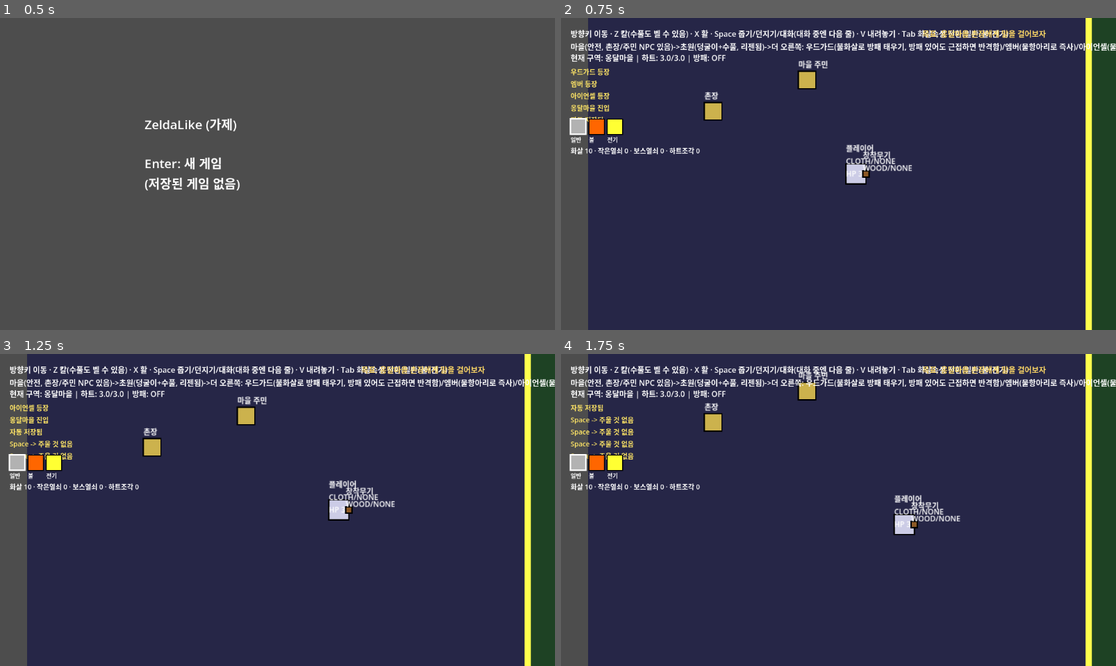
Above: before the commit, frames 1-4 (two rows, left to right).
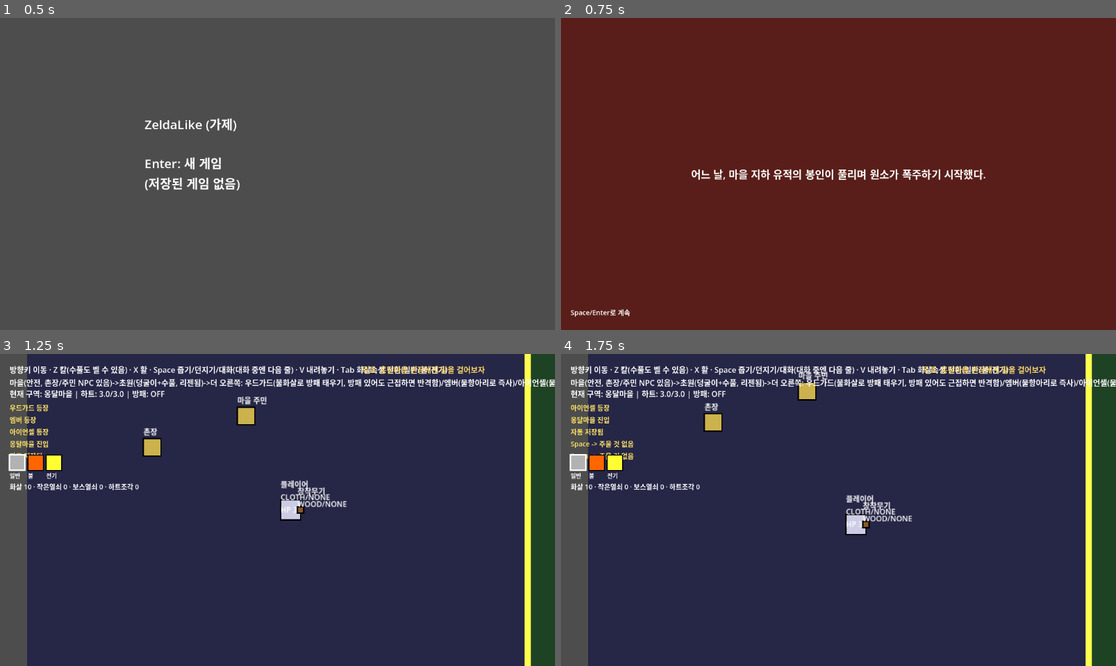
Above: after the commit, the same moments.

Repository: 50seok/ZeldaLike
Game: Godot game, scene res://scenes/title/title.tscn
Two runs of this game, one before a commit and one after it. Both use one fixed random seed, a clock stepped at 60 frames per second and the inputs below. This scene is started directly instead of the project's main scene.
Inputs:
- Up to frame 1 (0.5 s): no input
- Up to frame 2 (0.75 s): tap Enter at 0.5, 0.6 s; hold Right (ui_right) from 0.53 s (still down)
- Up to frame 3 (1.25 s): keep holding Right (ui_right); tap Space at 0.77, 1.07 s; tap Keypad Enter at 0.8 s
- Up to frame 4 (1.75 s): release Right (ui_right) at 1.28 s; hold Down (ui_down) from 1.28 s (still down); tap Keypad Enter at 1.35 s; tap Space at 1.52, 1.55 s

Frame 1 is identical in both runs. In frame 2, 100% of the frame differs, in the area x 0-100%, y 0-100%; in frame 3, 1.8%; in frame 4, 1.7%.

Commit message:
feat: M4 우선순위3 - 오프닝/엔딩 일러스트+텍스트 추가
§3.4/§3.5대로 구현. 그래픽 에셋이 아직 없어(폴리시 단계) 배경색+텍스트
슬라이드로 대신하는 StoryScreen(재사용 가능한 슬라이드 진행 컴포넌트) 위에
opening.gd/ending.gd가 각자 slides+next_scene_path만 채워 넣는 구조.

- 오프닝: 원소 폭주 배경 설명(1막) -> world_test.tscn(메인 게임)
- 엔딩: 원소 균형 회복(3막) -> title.tscn

흐름 연결: 타이틀 "새 게임" -> 오프닝(이어하기는 건너뜀) / 보스
ChaosCore.defeated -> 엔딩.

검증: m4_story_test 9/9 신규(슬라이드 진행+종료 신호, 오프닝/엔딩 설정값),
기존 12개 스위트 114/114 회귀 유지.

Diff:
--- a/project/scenes/boss_test/boss_test.gd
+++ b/project/scenes/boss_test/boss_test.gd
@@ -84,6 +84,7 @@
 	)
 	_boss.defeated.connect(func():
 		_log("혼돈의 코어 격파! 승리!")
+		get_tree().change_scene_to_file("res://scenes/ending/ending.tscn")
 	)
 
 	# §4.1 "물 웅덩이 2곳(항아리 리필)" - 콤보 자원이 고갈돼 막히지 않게.
--- /dev/null
+++ b/project/scenes/ending/ending.gd
@@ -0,0 +1,14 @@
+extends StoryScreen
+
+## §3.5 3막 엔딩(원소 균형 회복). 보스 "혼돈의 코어" 격파(ChaosCore.defeated) 시
+## 재생 - 끝나면 타이틀로 되돌아간다.
+
+func _ready() -> void:
+	slides = [
+		{"bg": Color(0.3, 0.25, 0.1), "text": "혼돈의 코어가 무너지며, 폭주하던 원소가 천천히 잦아들었다."},
+		{"bg": Color(0.15, 0.25, 0.15), "text": "얼어붙었던 우물이 녹고, 불탔던 밭엔 새싹이 돋았다. 옹달마을에 평화가 돌아왔다."},
+		{"bg": Color(0.2, 0.2, 0.3), "text": "촌장은 당신에게 정식 연금술사의 증표를 건넨다."},
+		{"bg": Color(0.1, 0.1, 0.15), "text": "- 끝 -"},
+	]
+	next_scene_path = "res://scenes/title/title.tscn"
+	super._ready()
--- /dev/null
+++ b/project/scenes/ending/ending.tscn
@@ -0,0 +1,6 @@
+[gd_scene load_steps=2 format=3]
+
+[ext_resource type="Script" path="res://scenes/ending/ending.gd" id="1"]
+
+[node name="Ending" type="Node2D"]
+script = ExtResource("1")
--- /dev/null
+++ b/project/scenes/m4_story_test/m4_story_test.gd
@@ -0,0 +1,101 @@
+extends Node2D
+
+## M4 우선순위3 검증: 오프닝/엔딩 일러스트+텍스트(§3.4/§3.5). StoryScreen의
+## 슬라이드 진행/종료 로직과, opening.gd/ending.gd가 올바른 슬라이드+다음 씬
+## 경로로 설정돼 있는지 확인한다. 실제 씬 전환은 테스트 자신의 트리를
+## 갈아치우므로 끝까지 advance()하지 않고 next_scene_path 값만 확인한다.
+
+@onready var _label: Label = $DebugLabel
+
+var _log: Array[String] = []
+var _pass_count := 0
+var _fail_count := 0
+
+
+func _ready() -> void:
+	await get_tree().process_frame
+	await _run_all_tests()
+	_print_summary()
+
+
+func _check(label: String, condition: bool) -> void:
+	if condition:
+		_pass_count += 1
+		_log.append("[PASS] %s" % label)
+	else:
+		_fail_count += 1
+		_log.append("[FAIL] %s" % label)
+	_refresh_label()
+
+
+func _refresh_label() -> void:
+	_label.text = "\n".join(_log)
+
+
+func _run_all_tests() -> void:
+	await _test_story_screen_progression()
+	await _test_opening_config()
+	await _test_ending_config()
+
+
+func _test_story_screen_progression() -> void:
+	var screen := StoryScreen.new()
+	screen.slides = [
+		{"bg": Color.RED, "text": "첫 슬라이드"},
+		{"bg": Color.BLUE, "text": "둘째 슬라이드"},
+	]
+	# next_scene_path는 비워둔다 - 실제 전환 없이 finished 신호만 확인하려고.
+	add_child(screen)
+	await get_tree().process_frame
+
+	_check("A 시작 -> 첫 슬라이드 표시", screen._label.text == "첫 슬라이드")
+
+	screen.advance()
+	_check("A 1번째 advance -> 둘째 슬라이드로", screen._label.text == "둘째 슬라이드")
+
+	var finished_flag := {"v": false}
+	screen.finished.connect(func(): finished_flag.v = true)
+	screen.advance()
+	_check("A 마지막 슬라이드 이후 advance -> finished 신호", finished_flag.v)
+
+	screen.queue_free()
+	await get_tree().create_timer(0.1).timeout
+
+
+func _test_opening_config() -> void:
+	var opening := Node2D.new()
+	opening.set_script(load("res://scenes/opening/opening.gd"))
+	add_child(opening)
+	await get_tree().process_frame
+
+	_check("B 오프닝 -> 슬라이드 여러 장 구성됨", opening.slides.size() >= 3)
+	_check("B 오프닝 -> 다음 씬은 월드(메인 게임)", opening.next_scene_path == "res://scenes/world_test/world_test.tscn")
+	_check("B 오프닝 대상 씬 파일 실제 존재", ResourceLoader.exists(opening.next_scene_path))
+
+	opening.queue_free()
+	await get_tree().create_timer(0.1).timeout
+
+
+func _test_ending_config() -> void:
+	var ending := Node2D.new()
+	ending.set_script(load("res://scenes/ending/ending.gd"))
+	add_child(ending)
+	await get_tree().process_frame
+
+	_check("C 엔딩 -> 슬라이드 여러 장 구성됨", ending.slides.size() >= 3)
+	_check("C 엔딩 -> 다음 씬은 타이틀", ending.next_scene_path == "res://scenes/title/title.tscn")
+	_check("C 엔딩 대상 씬 파일 실제 존재", ResourceLoader.exists(ending.next_scene_path))
+
+	ending.queue_free()
+	await get_tree().create_timer(0.1).timeout
+
+
+func _print_summary() -> void:
+	var summary := "=== M4 오프닝/엔딩 검증: PASS %d / FAIL %d ===" % [_pass_count, _fail_count]
+	_log.append(summary)
+	_refresh_label()
+	print(summary)
+	for line in _log:
+		print(line)
+	if DisplayServer.get_name() == "headless":
+		get_tree().quit(0 if _fail_count == 0 else 1)
--- /dev/null
+++ b/project/scenes/m4_story_test/m4_story_test.tscn
@@ -0,0 +1,13 @@
+[gd_scene load_steps=2 format=3]
+
+[ext_resource type="Script" path="res://scenes/m4_story_test/m4_story_test.gd" id="1"]
+
+[node name="M4StoryTest" type="Node2D"]
+script = ExtResource("1")
+
+[node name="DebugLabel" type="Label" parent="."]
+offset_left = 20.0
+offset_top = 20.0
+offset_right = 780.0
+offset_bottom = 500.0
+text = "M4 오프닝/엔딩 검증 씬 로딩 중..."
--- /dev/null
+++ b/project/scenes/opening/opening.gd
@@ -0,0 +1,14 @@
+extends StoryScreen
+
+## §3.5 1막 오프닝(원소 폭주 배경 설명). "새 게임" 시작 직후에만 재생 -
+## "이어하기"는 이미 봤을 테니 건너뛴다(title.gd 참고).
+
+func _ready() -> void:
+	slides = [
+		{"bg": Color(0.2, 0.15, 0.3), "text": "불·물·전기·얼음, 네 원소의 조화로 유지되던 마을 \"옹달마을\"."},
+		{"bg": Color(0.35, 0.12, 0.1), "text": "어느 날, 마을 지하 유적의 봉인이 풀리며 원소가 폭주하기 시작했다."},
+		{"bg": Color(0.12, 0.2, 0.35), "text": "우물은 얼어붙고, 밭은 불타고, 대장간엔 쉴 새 없이 번개가 친다."},
+		{"bg": Color(0.15, 0.15, 0.2), "text": "견습 연금술사인 당신은, 원소를 진정시키기 위해 유적으로 향한다."},
+	]
+	next_scene_path = "res://scenes/world_test/world_test.tscn"
+	super._ready()
--- /dev/null
+++ b/project/scenes/opening/opening.tscn
@@ -0,0 +1,6 @@
+[gd_scene load_steps=2 format=3]
+
+[ext_resource type="Script" path="res://scenes/opening/opening.gd" id="1"]
+
+[node name="Opening" type="Node2D"]
+script = ExtResource("1")
--- a/project/scenes/title/title.gd
+++ b/project/scenes/title/title.gd
@@ -44,7 +44,7 @@
 
 func start_new_game() -> void:
 	prepare_new_game()
-	get_tree().change_scene_to_file(main_game_scene_path)
+	get_tree().change_scene_to_file("res://scenes/opening/opening.tscn")
 
 
 func continue_game() -> void:
--- /dev/null
+++ b/project/scripts/ui/story_screen.gd
@@ -0,0 +1,68 @@
+class_name StoryScreen
+extends Node2D
+
+## §3.4 "오프닝/엔딩 = 정지 일러스트 + 텍스트". 그래픽 에셋이 아직 없어(폴리시
+## 단계) 배경색 + 텍스트로 슬라이드를 대신한다 - 나중엔 배경에 텍스처만 깔면
+## 되는 구조. opening.gd/ending.gd가 slides/next_scene_path만 채워 넣고
+## extends StoryScreen으로 재사용한다.
+
+signal finished
+
+@export var slides: Array[Dictionary] = []  # [{bg: Color, text: String}, ...]
+@export var next_scene_path: String = ""
+
+var _index := 0
+var _label: Label
+var _bg: ColorRect
+
+
+func _ready() -> void:
+	var ui := CanvasLayer.new()
+	add_child(ui)
+
+	_bg = ColorRect.new()
+	_bg.set_anchors_preset(Control.PRESET_FULL_RECT)
+	ui.add_child(_bg)
+
+	_label = Label.new()
+	_label.set_anchors_preset(Control.PRESET_FULL_RECT)
+	_label.horizontal_alignment = HORIZONTAL_ALIGNMENT_CENTER
+	_label.vertical_alignment = VERTICAL_ALIGNMENT_CENTER
+	_label.autowrap_mode = TextServer.AUTOWRAP_WORD
+	_label.add_theme_font_size_override("font_size", 22)
+	ui.add_child(_label)
+
+	var hint := Label.new()
+	hint.position = Vector2(20, 600)
+	hint.add_theme_font_size_override("font_size", 14)
+	hint.text = "Space/Enter로 계속"
+	ui.add_child(hint)
+
+	if not slides.is_empty():
+		_show_slide()
+
+
+func _show_slide() -> void:
+	var slide: Dictionary = slides[_index]
+	_bg.color = slide.get("bg", Color.BLACK)
+	_label.text = slide.get("text", "")
+
+
+func advance() -> void:
+	_index += 1
+	if _index >= slides.size():
+		_finish()
+		return
+	_show_slide()
+
+
+func _finish() -> void:
+	finished.emit()
+	if next_scene_path != "":
+		get_tree().change_scene_to_file(next_scene_path)
+
+
+func _unhandled_input(event: InputEvent) -> void:
+	if event is InputEventKey and event.pressed and not event.echo:
+		if event.keycode == KEY_SPACE or event.keycode == KEY_ENTER or event.keycode == KEY_KP_ENTER:
+			advance()
Not shown, added: project/scenes/m4_menu_test/m4_menu_test.gd.uid
Not shown, added: project/scripts/ui/story_screen.gd.uid
